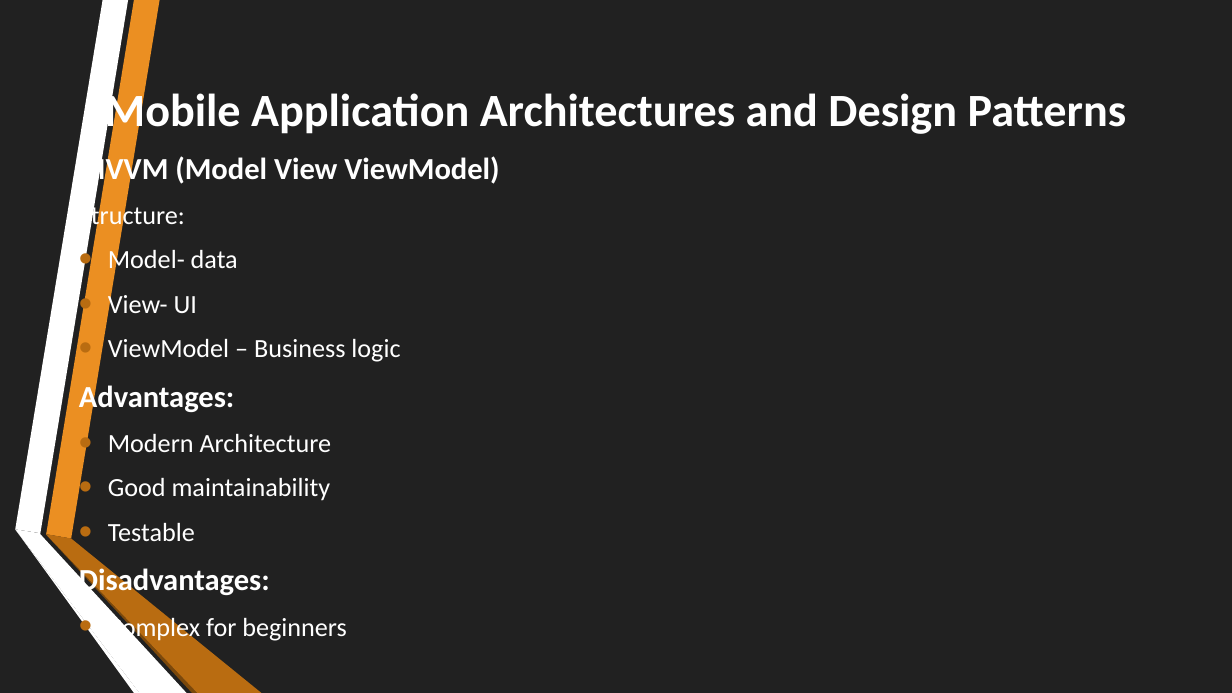
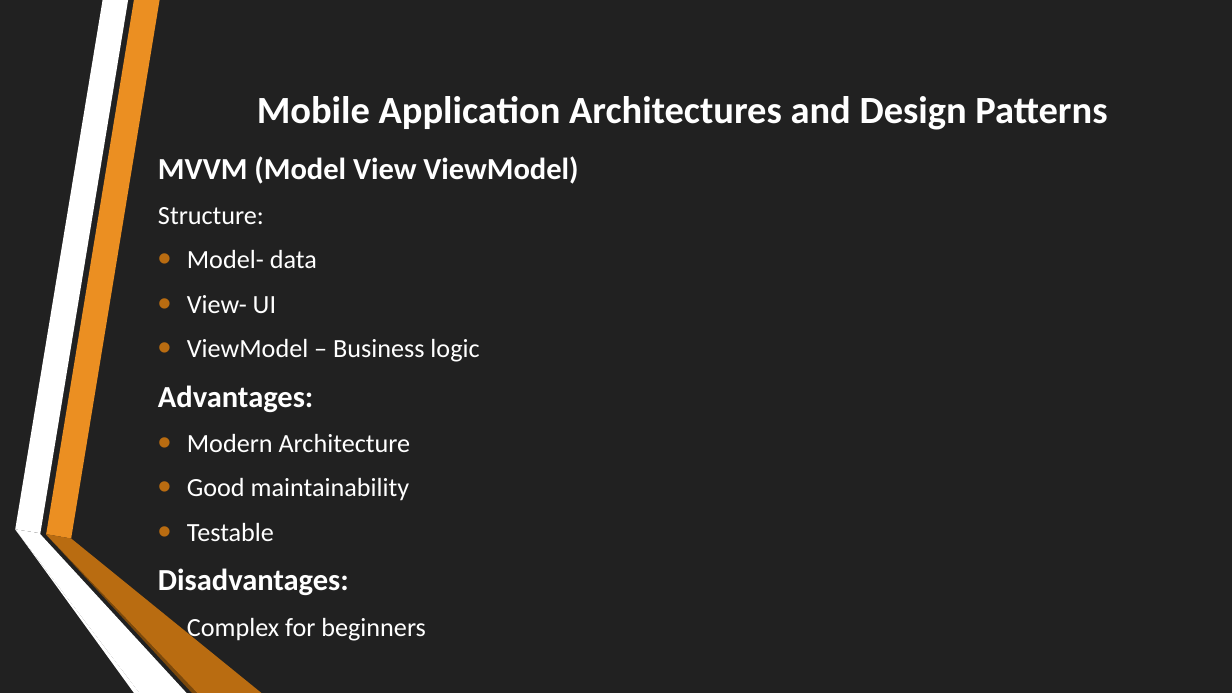
Before and after one commit to Neil1-hub/CEF-440-, a slide deck: slide 15 of Task 1/INTERNET AND MOBILE PROGRAMMING.pptx. Drawn at 1232x693 pixels with LibreOffice and Linux fonts; fonts in the diff are those of the drawing. Boxes give left, top, right and bottom in pixels: in the first picture for what was removed or moved away, otherwise in the second. Text is boxed around its words. In the diff, an @@ line names an element or a change of style, - is before the commit and + after.

```diff
--- a/Task 1/INTERNET AND MOBILE PROGRAMMING.pptx
+++ b/Task 1/INTERNET AND MOBILE PROGRAMMING.pptx
@@ title "Mobile Application Architectures and Design ...": place and size @@
-title "Mobile Application Architectures and Design ..." at box(105, 87, 1127, 137)
+title "Mobile Application Architectures and Design ..." at box(257, 96, 1107, 130)
@@ title "Mobile Application Architectures and Design ..." at box(257, 96, 1107, 130): size 36 to 30 pt @@
@@ text "MVVM (Model View ViewModel)": place and size @@
-text "MVVM (Model View ViewModel)" at box(79, 153, 499, 642)
+text "MVVM (Model View ViewModel)" at box(158, 156, 578, 642)
```
Also in this commit, not shown: 15 other slides changed, 2 slides added, 3 slides removed.
